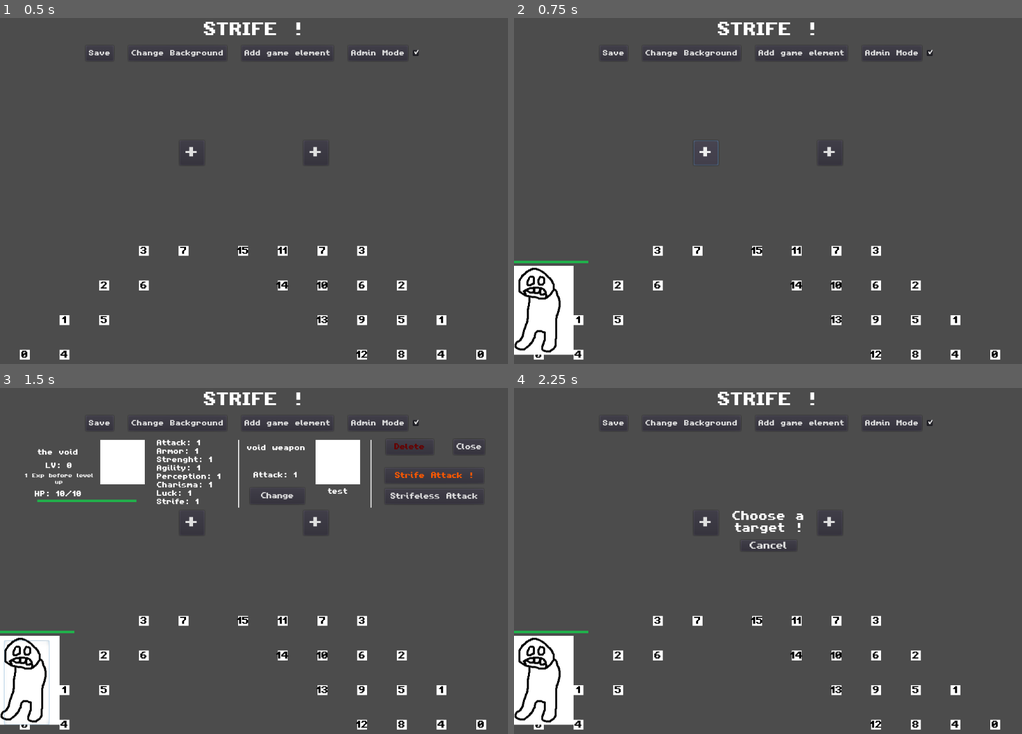
Above: before the commit, frames 1-4 (two rows, left to right).
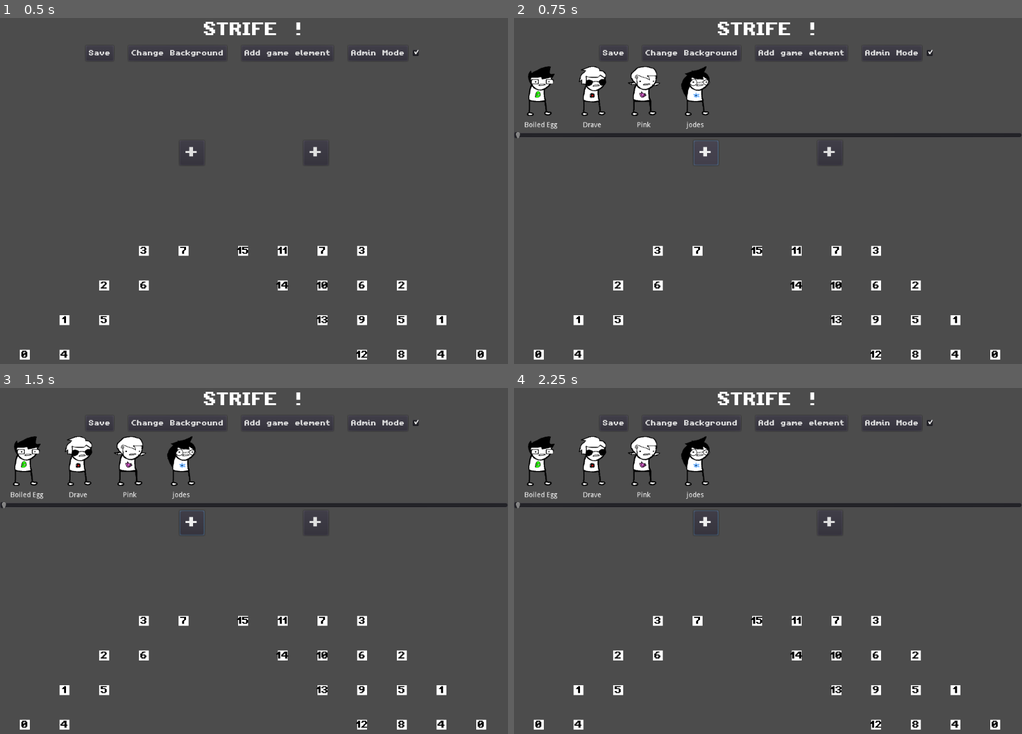
Above: after the commit, the same moments.

Repository: BrownieZoulou/SburbAdventure
Game: Godot game, scene res://Scenes/Strife.tscn
Same seed, same stepped clock (60 frames per second), same inputs: the game is played once before the commit and once after it. The project has no main scene, so this scene is started directly.
Inputs (mouse positions are in pixels of both pictures, inside the frame that each line leads up to):
- Up to frame 1 (0.5 s): no input
- Up to frame 2 (0.75 s): click "+" at 0.5 s
- Up to frame 3 (1.5 s): click (25, 682) at 1.27 s
- Up to frame 4 (2.25 s): click (945, 474) at 2 s, where only the run before the commit has a clickable "Strife Attack !"

Frame 1 is identical in both runs. In frame 2, 6.0% of the frame differs, in the area x 0-100%, y 13-98%; in frame 3, 9.2%; in frame 4, 6.5%.

Commit message:
kid carousel and BDD started

Diff:
--- a/Nodes/Entity/Entity.tscn
+++ b/Nodes/Entity/Entity.tscn
@@ -116,9 +116,9 @@
 offset = Vector2( -70, -180 )
 
 [node name="Button" type="Button" parent="."]
-margin_left = -42.0
-margin_top = -171.0
-margin_right = 50.0
+margin_left = -45.0
+margin_top = -180.0
+margin_right = 45.0
 flat = true
 
 [node name="Anim" type="AnimationPlayer" parent="."]
--- a/Nodes/Entity/EntityShower.tscn
+++ b/Nodes/Entity/EntityShower.tscn
@@ -24,19 +24,20 @@
 size = 13
 font_data = ExtResource( 2 )
 
+[sub_resource type="DynamicFont" id=5]
+font_data = ExtResource( 2 )
+
+[sub_resource type="DynamicFont" id=6]
+font_data = ExtResource( 2 )
+
 [sub_resource type="DynamicFont" id=7]
 font_data = ExtResource( 2 )
 
 [sub_resource type="DynamicFont" id=8]
 font_data = ExtResource( 2 )
 
-[sub_resource type="DynamicFont" id=5]
-font_data = ExtResource( 2 )
-
-[sub_resource type="DynamicFont" id=6]
-font_data = ExtResource( 2 )
-
 [node name="EntityShower" type="Control"]
+editor/display_folded = true
 anchor_right = 1.0
 margin_top = 123.78
 margin_bottom = 264.78
--- /dev/null
+++ b/Nodes/KidCarrousel.gd
@@ -0,0 +1,16 @@
+extends HBoxContainer
+
+var previous_value = 0
+
+func _on_KidCarrousel_value_changed(value):
+	self.rect_position.x = (value-previous_value)*-10
+	value = previous_value
+	print(rect_position.x)
+
+
+func _on_AddKid_button_down():
+	get_parent().visible = true
+
+func KidChoosed(kid_choosed) :
+	get_tree().get_current_scene().LoadKid(kid_choosed)
+	get_parent().visible = false
--- /dev/null
+++ b/Nodes/KidCarrouselElement.gd
@@ -0,0 +1,6 @@
+extends Control
+
+
+
+func _on_Button_button_down():
+	get_parent().KidChoosed(self.name)
--- a/Scenes/Strife.gd
+++ b/Scenes/Strife.gd
@@ -12,6 +12,9 @@
 var attack_is_ongoing
 var is_strife_on
 
+var dictionary_loaded
+var new_kid_name
+
 func _on_AddMob_button_down():
 	if(mobs.size()<16) :
 		var new_entity = Entity_node.instance()
@@ -21,7 +24,7 @@
 		get_tree().get_root().add_child(new_entity)
 
 
-func _on_AddKid_button_down():
+func AddKid():
 	if(kids.size()<8) :
 		var new_kid = Kid_node.instance()
 		var new_kid_position =  $PositionManager/KidPositions.get_child(kids.size()).global_position
@@ -60,4 +63,18 @@
 	print("preparing attack!")
 	attack_is_ongoing = true
 	is_strife_on = iso
-	$CanvasLayer/Choosetarget.visible = true
+	$CanvasLayer/ChooseTarget.visible = true
+
+func LoadKid(kid_to_spawn)  :
+	print(kid_to_spawn + " spawning engaged")
+	var new_kid_file = File.new()
+	if not new_kid_file.file_exists("res://DataBase/Kids/KidsBDD.save"):
+		print( "Error! We don't have a save to load.")
+	else :
+		print("File is existing, engaging spawing")
+		new_kid_file.open("res://DataBase/Kids/KidsBDD.save", File.READ)
+		var json_text = new_kid_file.get_as_text()
+		print("new_kid_file.get_as_text() = " + new_kid_file.get_as_text())
+		var json_result = JSON.parse(json_text)
+		print(json_result.result["id"])
+		new_kid_file.close()
--- a/Scenes/Strife.tscn
+++ b/Scenes/Strife.tscn
@@ -6,6 +6,12 @@
 [ext_resource path="res://Nodes/PositionManager.tscn" type="PackedScene" id=4]
 [ext_resource path="res://Ressources/Fonts/amiga4ever.ttf" type="DynamicFontData" id=5]
 [ext_resource path="res://Nodes/Entity/EntityShower.tscn" type="PackedScene" id=6]
+[ext_resource path="res://Nodes/KidCarrousel.gd" type="Script" id=7]
+[ext_resource path="res://Nodes/KidCarrouselElement.gd" type="Script" id=8]
+[ext_resource path="res://DataBase/Kids/BoiledEgg/BoiledEgg.png" type="Texture" id=9]
+[ext_resource path="res://DataBase/Kids/Drave/Drave.png" type="Texture" id=10]
+[ext_resource path="res://DataBase/Kids/Pink/Pink.png" type="Texture" id=11]
+[ext_resource path="res://DataBase/Kids/Jodes/Jodes.png" type="Texture" id=12]
 
 [sub_resource type="DynamicFont" id=1]
 size = 30
@@ -99,7 +105,6 @@
 pressed = true
 
 [node name="AddEntityContainer" type="HBoxContainer" parent="CanvasLayer"]
-editor/display_folded = true
 anchor_top = 0.5
 anchor_right = 1.0
 anchor_bottom = 0.5
@@ -127,33 +132,170 @@
 [node name="EntityShower" parent="CanvasLayer" instance=ExtResource( 6 )]
 visible = false
 
-[node name="KidCarrousel" type="HBoxContainer" parent="CanvasLayer"]
-editor/display_folded = true
+[node name="KidCarrousel" type="HSlider" parent="CanvasLayer"]
 visible = false
 anchor_right = 1.0
-margin_top = 123.0
-margin_bottom = 250.0
-
-[node name="HBoxContainer" type="HBoxContainer" parent="CanvasLayer/KidCarrousel"]
-editor/display_folded = true
-anchor_right = 1.0
-anchor_bottom = 1.0
-
-[node name="VBoxContainer" type="VBoxContainer" parent="CanvasLayer/KidCarrousel/HBoxContainer"]
-margin_bottom = 127.0
-
-[node name="TextureRect" type="TextureRect" parent="CanvasLayer/KidCarrousel/HBoxContainer/VBoxContainer"]
-
-[node name="Label" type="Label" parent="CanvasLayer/KidCarrousel/HBoxContainer/VBoxContainer"]
-margin_top = 4.0
-margin_bottom = 18.0
-
-[node name="MobCarrousel" type="HBoxContainer" parent="CanvasLayer"]
-visible = false
-margin_right = 40.0
-margin_bottom = 40.0
-
-[node name="Choosetarget" type="Label" parent="CanvasLayer"]
+margin_top = 248.317
+margin_bottom = 264.317
+tick_count = 1
+ticks_on_borders = false
+
+[node name="KidContainer" type="HBoxContainer" parent="CanvasLayer/KidCarrousel"]
+margin_top = -130.884
+margin_right = 412.0
+margin_bottom = -0.883972
+script = ExtResource( 7 )
+
+[node name="BoiledEgg" type="Control" parent="CanvasLayer/KidCarrousel/KidContainer"]
+editor/display_folded = true
+margin_right = 100.0
+margin_bottom = 130.0
+rect_min_size = Vector2( 100, 130 )
+script = ExtResource( 8 )
+
+[node name="Setting" type="VBoxContainer" parent="CanvasLayer/KidCarrousel/KidContainer/BoiledEgg"]
+editor/display_folded = true
+margin_left = 4.0
+margin_right = 104.0
+margin_bottom = 134.0
+
+[node name="ProfilePic" type="TextureRect" parent="CanvasLayer/KidCarrousel/KidContainer/BoiledEgg/Setting"]
+margin_right = 100.0
+margin_bottom = 100.0
+rect_min_size = Vector2( 100, 100 )
+texture = ExtResource( 9 )
+expand = true
+stretch_mode = 6
+
+[node name="Name" type="Label" parent="CanvasLayer/KidCarrousel/KidContainer/BoiledEgg/Setting"]
+margin_top = 104.0
+margin_right = 100.0
+margin_bottom = 134.0
+rect_min_size = Vector2( 0, 30 )
+text = "Boiled Egg"
+align = 1
+valign = 1
+autowrap = true
+clip_text = true
+
+[node name="Button" type="Button" parent="CanvasLayer/KidCarrousel/KidContainer/BoiledEgg"]
+anchor_right = 1.0
+anchor_bottom = 1.0
+flat = true
+
+[node name="Drave" type="Control" parent="CanvasLayer/KidCarrousel/KidContainer"]
+editor/display_folded = true
+margin_left = 104.0
+margin_right = 204.0
+margin_bottom = 130.0
+rect_min_size = Vector2( 100, 130 )
+script = ExtResource( 8 )
+
+[node name="Setting" type="VBoxContainer" parent="CanvasLayer/KidCarrousel/KidContainer/Drave"]
+margin_left = 4.0
+margin_right = 104.0
+margin_bottom = 134.0
+
+[node name="ProfilePic" type="TextureRect" parent="CanvasLayer/KidCarrousel/KidContainer/Drave/Setting"]
+margin_right = 100.0
+margin_bottom = 100.0
+rect_min_size = Vector2( 100, 100 )
+texture = ExtResource( 10 )
+expand = true
+stretch_mode = 6
+
+[node name="Name" type="Label" parent="CanvasLayer/KidCarrousel/KidContainer/Drave/Setting"]
+margin_top = 104.0
+margin_right = 100.0
+margin_bottom = 134.0
+rect_min_size = Vector2( 0, 30 )
+text = "Drave"
+align = 1
+valign = 1
+autowrap = true
+clip_text = true
+
+[node name="Button" type="Button" parent="CanvasLayer/KidCarrousel/KidContainer/Drave"]
+anchor_right = 1.0
+anchor_bottom = 1.0
+flat = true
+
+[node name="Pink" type="Control" parent="CanvasLayer/KidCarrousel/KidContainer"]
+editor/display_folded = true
+margin_left = 208.0
+margin_right = 308.0
+margin_bottom = 130.0
+rect_min_size = Vector2( 100, 130 )
+script = ExtResource( 8 )
+
+[node name="Setting" type="VBoxContainer" parent="CanvasLayer/KidCarrousel/KidContainer/Pink"]
+margin_left = 4.0
+margin_right = 104.0
+margin_bottom = 134.0
+
+[node name="ProfilePic" type="TextureRect" parent="CanvasLayer/KidCarrousel/KidContainer/Pink/Setting"]
+margin_right = 100.0
+margin_bottom = 100.0
+rect_min_size = Vector2( 100, 100 )
+texture = ExtResource( 11 )
+expand = true
+stretch_mode = 6
+
+[node name="Name" type="Label" parent="CanvasLayer/KidCarrousel/KidContainer/Pink/Setting"]
+margin_top = 104.0
+margin_right = 100.0
+margin_bottom = 134.0
+rect_min_size = Vector2( 0, 30 )
+text = "Pink"
+align = 1
+valign = 1
+autowrap = true
+clip_text = true
+
+[node name="Button" type="Button" parent="CanvasLayer/KidCarrousel/KidContainer/Pink"]
+anchor_right = 1.0
+anchor_bottom = 1.0
+flat = true
+
+[node name="Jodes" type="Control" parent="CanvasLayer/KidCarrousel/KidContainer"]
+editor/display_folded = true
+margin_left = 312.0
+margin_right = 412.0
+margin_bottom = 130.0
+rect_min_size = Vector2( 100, 130 )
+script = ExtResource( 8 )
+
+[node name="Setting" type="VBoxContainer" parent="CanvasLayer/KidCarrousel/KidContainer/Jodes"]
+margin_left = 4.0
+margin_right = 104.0
+margin_bottom = 134.0
+
+[node name="ProfilePic" type="TextureRect" parent="CanvasLayer/KidCarrousel/KidContainer/Jodes/Setting"]
+margin_right = 100.0
+margin_bottom = 100.0
+rect_min_size = Vector2( 100, 100 )
+texture = ExtResource( 12 )
+expand = true
+stretch_mode = 6
+
+[node name="Name" type="Label" parent="CanvasLayer/KidCarrousel/KidContainer/Jodes/Setting"]
+margin_top = 104.0
+margin_right = 100.0
+margin_bottom = 134.0
+rect_min_size = Vector2( 0, 30 )
+text = "jodes"
+align = 1
+valign = 1
+autowrap = true
+clip_text = true
+
+[node name="Button" type="Button" parent="CanvasLayer/KidCarrousel/KidContainer/Jodes"]
+anchor_right = 1.0
+anchor_bottom = 1.0
+flat = true
+
+[node name="ChooseTarget" type="Label" parent="CanvasLayer"]
+editor/display_folded = true
 visible = false
 anchor_left = 0.5
 anchor_top = 0.5
@@ -168,7 +310,7 @@
 align = 1
 autowrap = true
 
-[node name="Cancel" type="Button" parent="CanvasLayer/Choosetarget"]
+[node name="Cancel" type="Button" parent="CanvasLayer/ChooseTarget"]
 anchor_top = 1.0
 anchor_right = 1.0
 anchor_bottom = 1.0
@@ -180,5 +322,10 @@
 text = "Cancel"
 [connection signal="button_down" from="CanvasLayer/BtnContainer/HBoxContainer/ToggleAdminModBtn" to="." method="Toggle_admin_mode"]
 [connection signal="pressed" from="CanvasLayer/BtnContainer/HBoxContainer/CheckBox" to="." method="Toggle_admin_mode"]
-[connection signal="button_down" from="CanvasLayer/AddEntityContainer/AddKid" to="." method="_on_AddKid_button_down"]
+[connection signal="button_down" from="CanvasLayer/AddEntityContainer/AddKid" to="CanvasLayer/KidCarrousel/KidContainer" method="_on_AddKid_button_down"]
 [connection signal="button_down" from="CanvasLayer/AddEntityContainer/AddMob" to="." method="_on_AddMob_button_down"]
+[connection signal="value_changed" from="CanvasLayer/KidCarrousel" to="CanvasLayer/KidCarrousel/KidContainer" method="_on_KidCarrousel_value_changed"]
+[connection signal="button_down" from="CanvasLayer/KidCarrousel/KidContainer/BoiledEgg/Button" to="CanvasLayer/KidCarrousel/KidContainer/BoiledEgg" method="_on_Button_button_down"]
+[connection signal="button_down" from="CanvasLayer/KidCarrousel/KidContainer/Drave/Button" to="CanvasLayer/KidCarrousel/KidContainer/Drave" method="_on_Button_button_down"]
+[connection signal="button_down" from="CanvasLayer/KidCarrousel/KidContainer/Pink/Button" to="CanvasLayer/KidCarrousel/KidContainer/Pink" method="_on_Button_button_down"]
+[connection signal="button_down" from="CanvasLayer/KidCarrousel/KidContainer/Jodes/Button" to="CanvasLayer/KidCarrousel/KidContainer/Jodes" method="_on_Button_button_down"]
Binary file added: DataBase/Kids/BoiledEgg/BoiledEgg.png
Not shown, added: DataBase/Kids/BoiledEgg/BoiledEgg.png.import
Binary file added: DataBase/Kids/Drave/Drave.png
Not shown, added: DataBase/Kids/Drave/Drave.png.import
Binary file added: DataBase/Kids/Jodes/Jodes.png
Not shown, added: DataBase/Kids/Jodes/Jodes.png.import
Binary file added: DataBase/Kids/Pink/Pink.png
Not shown, added: DataBase/Kids/Pink/Pink.png.import
Not shown: 11 places in Nodes/Entity/EntityShower.tscn that only renumber resources
Not shown: 1 places in Scenes/Strife.tscn that only renumber resources
Not shown, added: DataBase/Kids/KidsBDD.save
